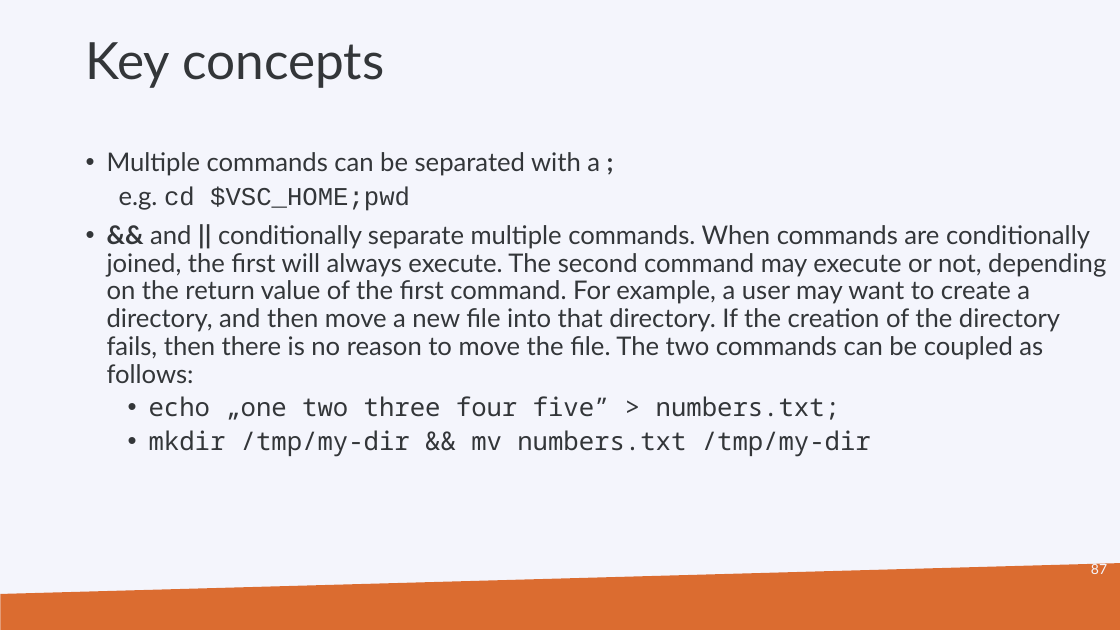
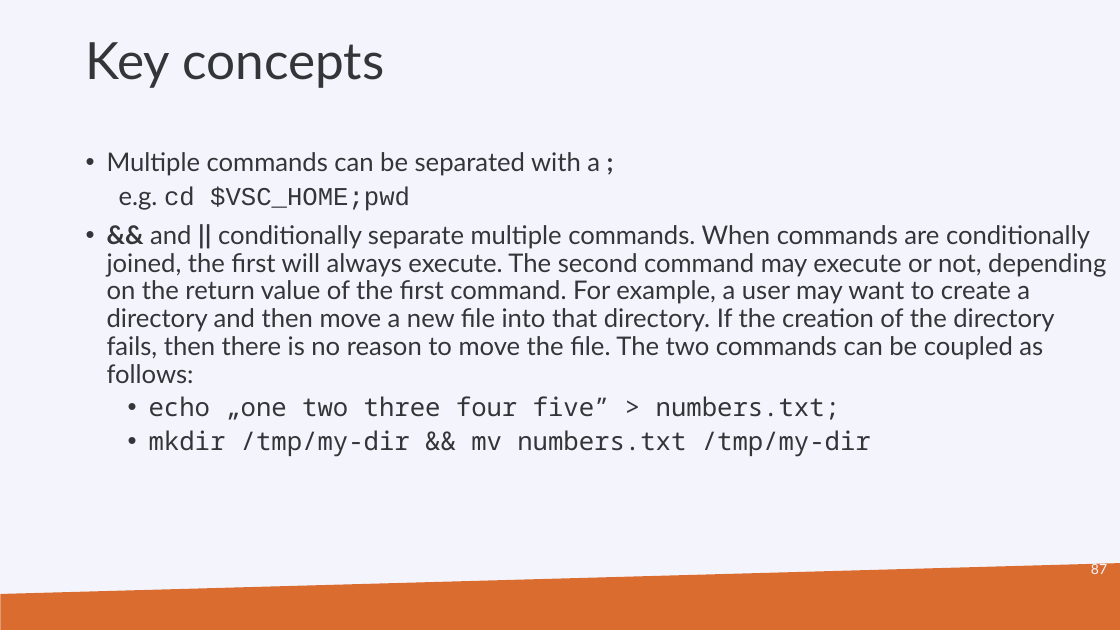
Before and after one commit to hpcleuven/Linux-scripting, a slide deck: slide 87 of Linux-scripting.pptx. Drawn at 1120x630 pixels with LibreOffice and Linux fonts; fonts in the diff are those of the drawing; background and template pictures are left out. Boxes give left, top, right and bottom in pixels: in the first picture for what was removed or moved away, otherwise in the second. Text is boxed around its words. In the diff, an @@ line names an element or a change of style, - is before the commit and + after.

```diff
--- a/Linux-scripting.pptx
+++ b/Linux-scripting.pptx
@@ text at <box>107,225,1106,383</box>: text changed @@
-• && and || conditionally separate multiple commands. When commands are conditionally joined, the first will always execute. The second command may execute or not, depending on the return value of the first command. For example, a user may want to create a directory, and then move a new file into that directory. If the creation of the directory fails, then there is no reason to move the file. The two commands can be coupled as follows:
+• && and || conditionally separate multiple commands. When commands are conditionally joined, the first will always execute. The second command may execute or not, depending on the return value of the first command. For example, a user may want to create a directory and then move a new file into that directory. If the creation of the directory fails, then there is no reason to move the file. The two commands can be coupled as follows:
```
Also in this commit, not shown: 9 other slides changed, 1 other file.
